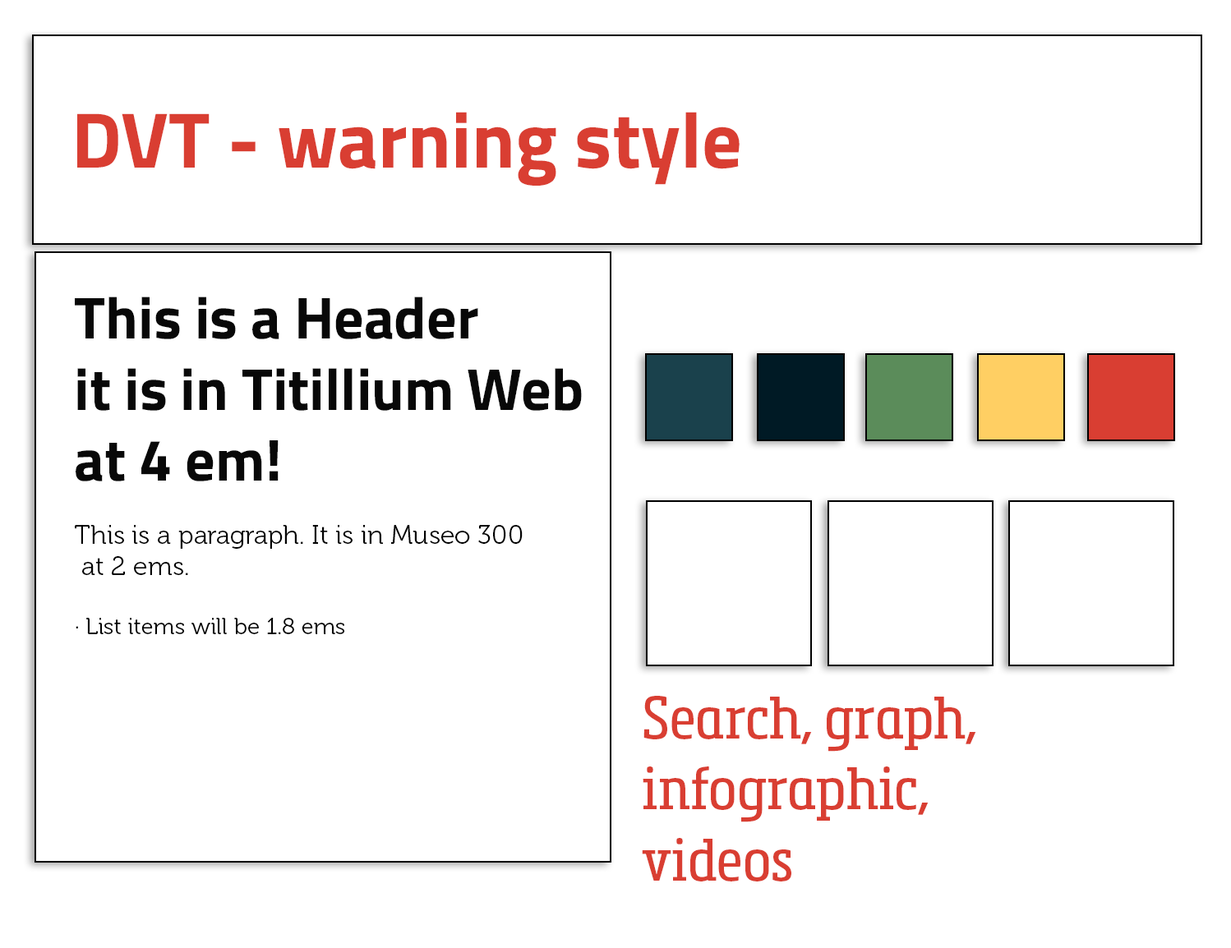
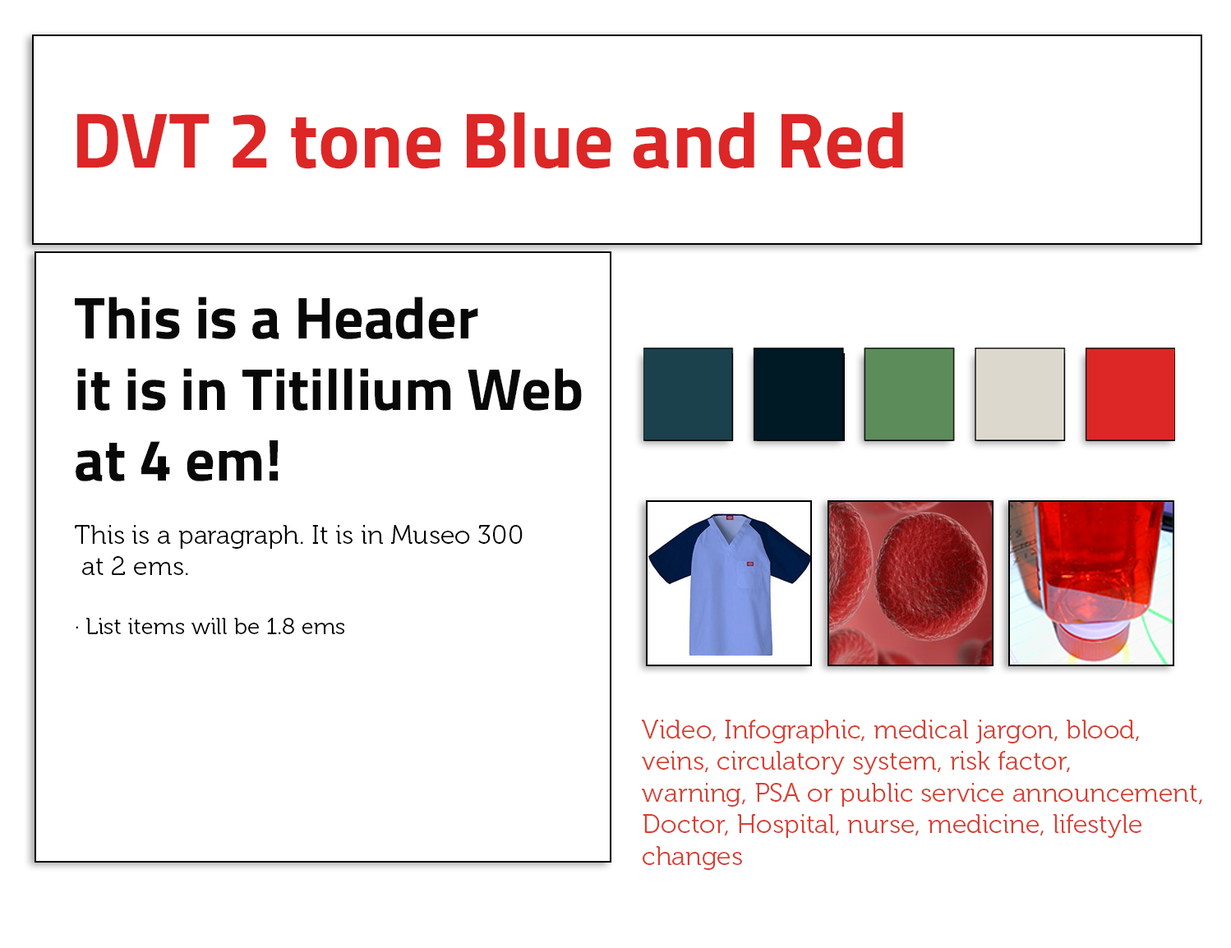
Two versions of the same layered image (1231×948). Layer-by-layer changes:
added layer "Layer 7" above "Layer 6" over [648, 510, 811, 660]
added layer "Layer 6" above "Layer 5" over [829, 502, 993, 665]
added layer "Layer 5" above "Video, Infographic, medical jargon, blood, veins, circulatory" over [1010, 502, 1173, 665]
renamed "Search, graph, infographic, videos" to "Video, Infographic, medical jargon, blood, veins, circulatory", painted on it over [641, 696, 1203, 882]
added layer "Layer 4" above "DVT 2 tone Blue and Red" over [643, 347, 1176, 442]
renamed "DVT - warning style" to "DVT 2 tone Blue and Red", painted on it over [77, 111, 904, 186]
